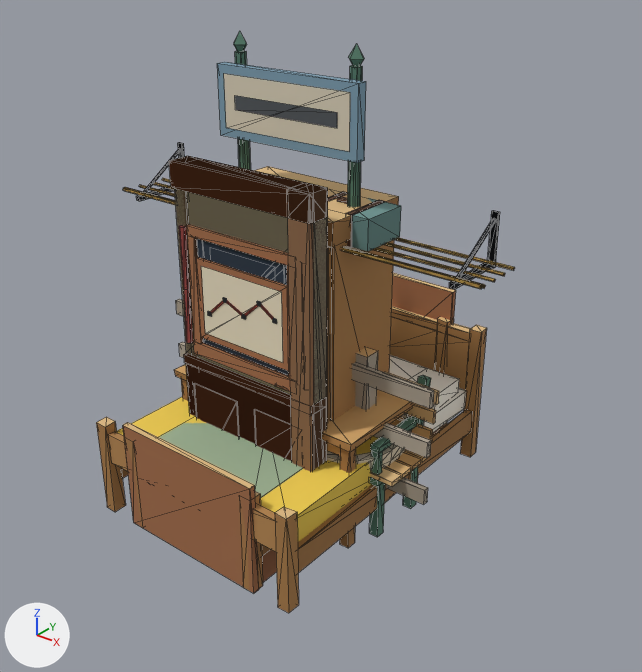
The glTF model games/la-petite-ligne-2/assets/commun/decors/aubrune-mobilier.glb, before and after one commit.
Camera for both pictures: a 50 mm camera at (3.16, -3.74, 3.42) aimed at (0.14, 0.04, 1.08). Arrows for +X, +Y and +Z are at lower left; the lights stay in place. The first picture is the older version. Mesh edges are drawn as thin lines on the coarser meshes. Where no turn or scale is listed for an object, it has been applied to the vertices.

Before the edit, the objects in view are built like this:
```python
me_bed_double = bpy.data.meshes.new('bed-double')
me_bed_double.from_pydata(...)  # 112 vertices, 144 faces; spans x -0.75..0.75, y -1.0..1.0, z 0.0..0.95
# faces by material slot: [90, 54]
me_bed_double.materials.append(mat_bois)
me_bed_double.materials.append(mat_etoffe)
me_platform_sign = bpy.data.meshes.new('platform-sign')
me_platform_sign.from_pydata(...)  # 100 vertices, 122 faces; spans x -0.49..0.49, y -0.1..0.07, z 0.0..2.79
me_platform_sign.materials.append(mat_metal)
me_table_farm = bpy.data.meshes.new('table-farm')
me_table_farm.from_pydata(...)  # 48 vertices, 50 faces; spans x -0.704..0.704, y -0.404..0.401, z 0.0..0.753
me_table_farm.materials.append(mat_bois)
ob_bed_double = bpy.data.objects.new('bed-double', me_bed_double)
ob_bed_double.location = (0.0, 0.0, 0.0)
ob_platform_sign = bpy.data.objects.new('platform-sign', me_platform_sign)
ob_platform_sign.location = (0.0, 0.0, 0.0)
ob_table_farm = bpy.data.objects.new('table-farm', me_table_farm)
ob_table_farm.location = (0.0, 0.0, 0.0)
# also in view: 'fence' at (0.0, -0.02, 0.55); 'wardrobe' at (0.0, 0.0, 0.98); 'bench-platform' at (0.0, 0.07, 0.44); 'train-wall-corner' at (0.43, -0.43, 1.08); 'train-door' at (0.0, -0.43, 1.08)
```
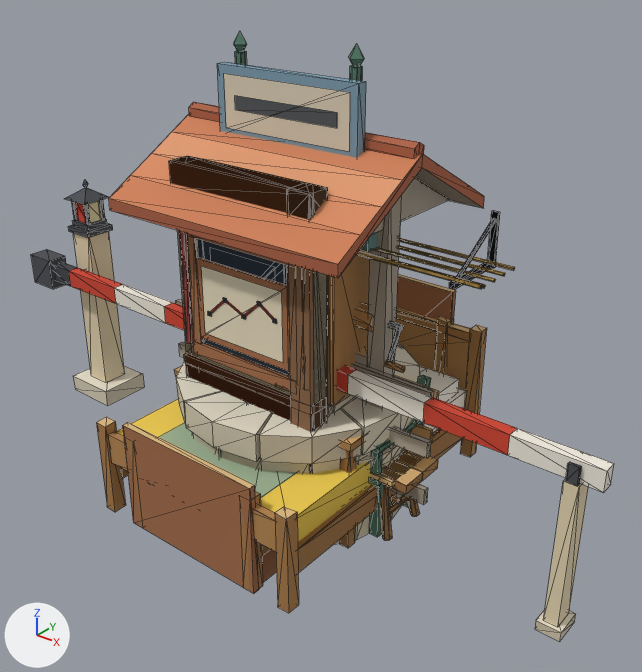
Pixel boxes [x1, y1, x2, y2] of what changed, in the pictures (642 x 672 px):
```json
{"object": "well", "change": "added", "after": [109, 102, 484, 545], "on screen": "orange", "faces in mat_tuile": [109, 102, 484, 278], "faces in mat_pierre": [176, 343, 420, 545], "faces in mat_bois": [354, 178, 449, 409], "faces in mat_metal": [388, 321, 404, 362]}
{"object": "lisse", "change": "added", "after": [31, 249, 614, 492], "faces in mat_bois": [53, 262, 614, 492], "faces in mat_metal": [31, 249, 66, 289]}
{"object": "crossing-gate", "change": "added", "after": [64, 180, 589, 642], "faces in mat_metal": [64, 180, 589, 627], "faces in mat_pierre": [73, 366, 576, 642], "faces in mat_flamme": [75, 201, 101, 223]}
{"object": "bench-farm", "change": "added", "after": [381, 450, 438, 540], "on screen": "brown"}
{"object": "sink-stone", "change": "added", "after": [327, 395, 356, 414], "on screen": "mostly hidden"}
{"object": "wardrobe", "change": "unchanged, covered by the edit", "before": [254, 166, 399, 421], "after": [327, 250, 370, 405]}
{"object": "table-farm", "change": "unchanged, covered by the edit", "before": [174, 364, 418, 548], "after": [174, 367, 364, 548]}
{"object": "train-luggage-rack", "change": "unchanged, covered by the edit", "before": [328, 192, 401, 252], "after": [360, 222, 401, 252]}
```

Edits to the scene script, one JSON object a line:
```json
{"op": "add", "block": "mat_tuile", "code": ["mat_tuile = bpy.data.materials.new('tuile')", "mat_tuile.use_nodes = True; mat_tuile.node_tree.nodes.clear()", "_N = mat_tuile.node_tree.nodes; _L = mat_tuile.node_tree.links", "n0 = _N.new('ShaderNodeBsdfPrincipled'); n0.name = 'Principled BSDF'", "n0.inputs[2].default_value = 0.9  # 'Roughness'", "n1 = _N.new('ShaderNodeOutputMaterial'); n1.name = 'Material Output'", "n2 = _N.new('ShaderNodeVertexColor'); n2.name = 'Color Attribute'", "_L.new(n0.outputs[0], n1.inputs[0])  # 'BSDF' to 'Surface'", "_L.new(n2.outputs[0], n0.inputs[0])  # 'Color' to 'Base Color'"]}
{"op": "add", "block": "me_well", "code": ["me_well = bpy.data.meshes.new('well')", "me_well.from_pydata(...)  # 530 vertices, 900 faces; spans x -0.82..0.82, y -0.76..0.76, z 0.0..2.36", "# faces by material slot: [330, 330, 52, 188]", "me_well.materials.append(mat_bois)", "me_well.materials.append(mat_pierre)", "me_well.materials.append(mat_tuile)", "me_well.materials.append(mat_metal)"]}
{"op": "add", "block": "me_sink_stone", "code": ["me_sink_stone = bpy.data.meshes.new('sink-stone')", "me_sink_stone.from_pydata(...)  # 173 vertices, 312 faces; spans x -0.48..0.48, y -0.31..0.497, z 0.0..1.172", "# faces by material slot: [242, 44, 26]", "me_sink_stone.materials.append(mat_pierre)", "me_sink_stone.materials.append(mat_metal)", "me_sink_stone.materials.append(mat_vitre)"]}
{"op": "add", "block": "me_lisse", "code": ["me_lisse = bpy.data.meshes.new('lisse')", "me_lisse.from_pydata(...)  # 96 vertices, 176 faces; spans x -0.4..4.0, y -0.07..0.07, z -0.13..0.13", "# faces by material slot: [76, 100]", "me_lisse.materials.append(mat_bois)", "me_lisse.materials.append(mat_metal)"]}
{"op": "add", "block": "me_crossing_gate", "code": ["me_crossing_gate = bpy.data.meshes.new('crossing-gate')", "me_crossing_gate.from_pydata(...)  # 127 vertices, 162 faces; spans x -2.15..1.97, y -0.28..0.18, z 0.0..1.68", "# faces by material slot: [20, 134, 8]", "me_crossing_gate.materials.append(mat_pierre)", "me_crossing_gate.materials.append(mat_metal)", "me_crossing_gate.materials.append(mat_flamme)"]}
{"op": "add", "block": "me_bench_farm", "code": ["me_bench_farm = bpy.data.meshes.new('bench-farm')", "me_bench_farm.from_pydata(...)  # 126 vertices, 168 faces; spans x -0.93..0.93, y -0.18..0.18, z 0.0..0.45", "me_bench_farm.materials.append(mat_bois)"]}
{"op": "add", "block": "ob_well", "code": ["ob_well = bpy.data.objects.new('well', me_well)", "ob_well.location = (0.0, 0.0, 0.0)"]}
{"op": "add", "block": "ob_sink_stone", "code": ["ob_sink_stone = bpy.data.objects.new('sink-stone', me_sink_stone)", "ob_sink_stone.location = (0.0, 0.0, 0.0)"]}
{"op": "add", "block": "ob_lisse", "code": ["ob_lisse = bpy.data.objects.new('lisse', me_lisse)", "ob_lisse.location = (-1.95, -0.19, 1.0)"]}
{"op": "add", "block": "ob_crossing_gate", "code": ["ob_crossing_gate = bpy.data.objects.new('crossing-gate', me_crossing_gate)", "ob_crossing_gate.location = (0.0, 0.0, 0.0)"]}
{"op": "add", "block": "ob_bench_farm", "code": ["ob_bench_farm = bpy.data.objects.new('bench-farm', me_bench_farm)", "ob_bench_farm.location = (0.0, 0.0, 0.0)"]}
```
